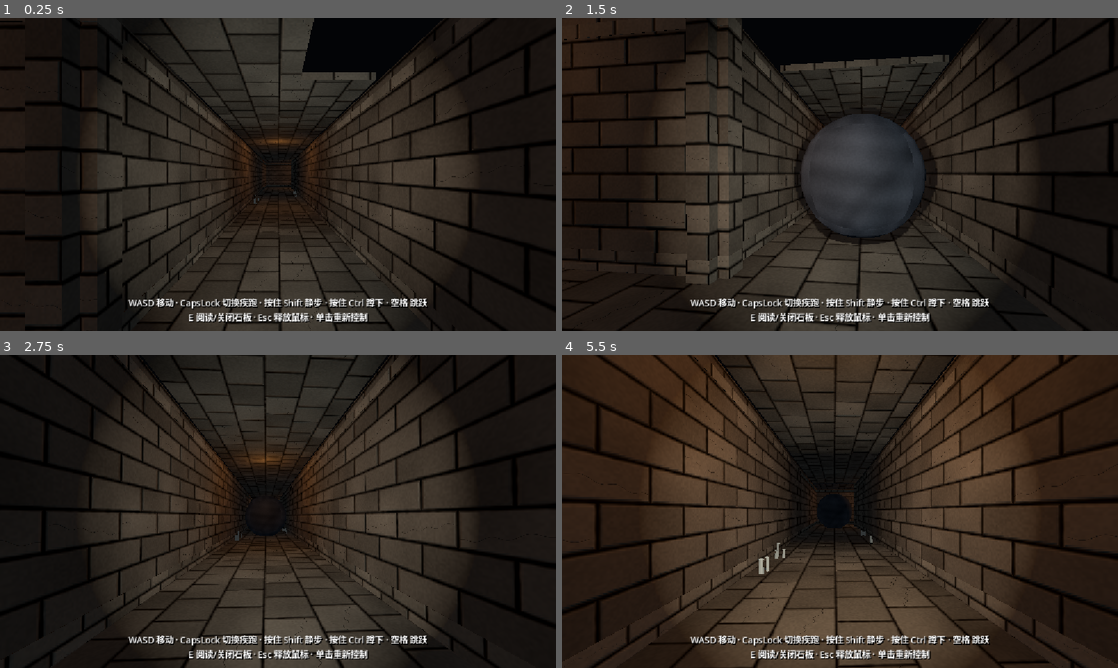
Above: before the commit, frames 1-4 (two rows, left to right).
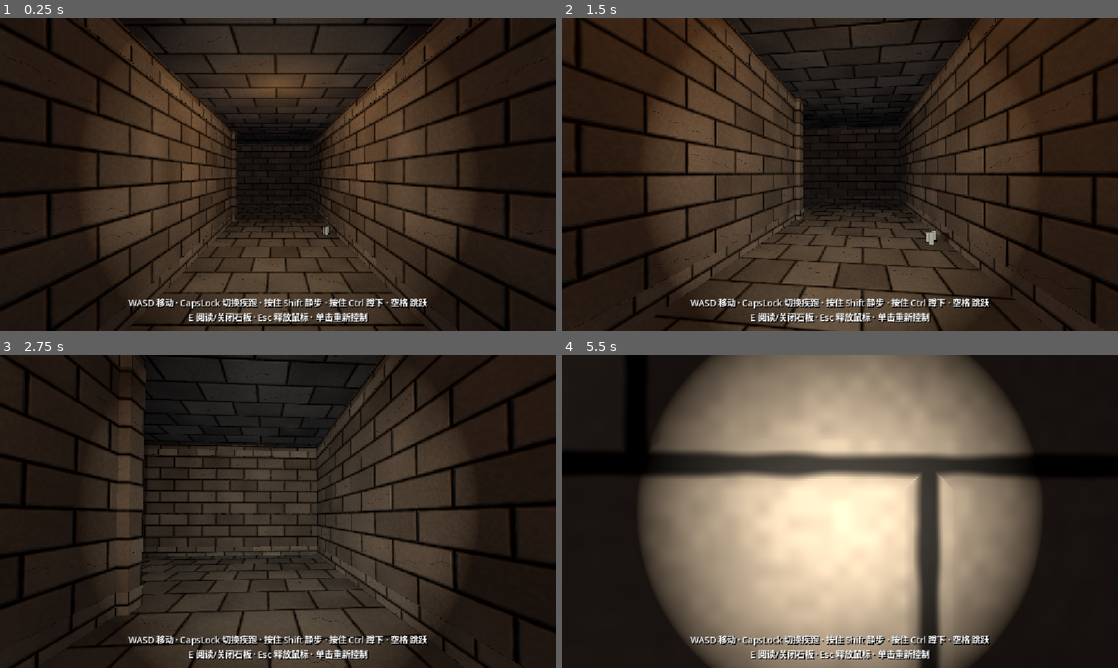
Above: after the commit, the same moments.

Repository: Baron0224/Three-Feet-Under
Game: Godot game, scene res://tomb_corridor.tscn
The game is run twice, just before and just after one commit, with the same random seed, the same clock (stepped at 60 frames per second) and the same inputs.
Inputs (mouse positions are in pixels of both pictures, inside the frame that each line leads up to):
- Up to frame 1 (0.25 s): no input
- Up to frame 2 (1.5 s): tap Enter at 0.5 s; move the mouse to (867, 174) at 0.52 s; press the mouse at (867, 174) at 0.53 s; hold W (move_forward) from 0.53 s (still down); tap Space (jump) at 0.77 s; move the mouse to (812, 174) at 1.27 s; release the mouse at (812, 174) at 1.28 s; tap Ctrl (crouch) at 1.35 s
- Up to frame 3 (2.75 s): keep holding W (move_forward); tap Space (jump) at 1.52 s; move the mouse to (289, 505) at 2.02 s; hold E (interact) from 2.03 s (still down)
- Up to frame 4 (5.5 s): keep holding W (move_forward); move the mouse to (834, 517) at 2.77 s; release E (interact) at 2.78 s; tap Shift (sneak) at 2.85 s; click (834, 517) at 2.92 s; tap Space (jump) at 3.02, 3.77, 4.52 s; move the mouse to (878, 514) at 3.52 s; press the mouse at (878, 514) at 3.53 s; move the mouse to (795, 508) at 4.27 s; release the mouse at (795, 508) at 4.28 s; tap Ctrl (crouch) at 4.35 s; move the mouse to (845, 511) at 5.02 s; hold E (interact) from 5.03 s (still down); click (845, 511) at 5.17 s

The runs differ from the first frame. In frame 1, 30% of the frame differs, in the area x 0-100%, y 0-100%; in frame 2, 45%; in frame 3, 21%; in frame 4, 71%.

Commit message:
move boulder trap to Floor005 T-junction (triangle), not Floor003 oval

Diff:
--- a/three-feet-under/rolling_boulder_trap.gd
+++ b/three-feet-under/rolling_boulder_trap.gd
@@ -1,7 +1,7 @@
 @tool
 extends Node3D
 
-## West Corridor05 Floor003 rolling boulder trap.
+## West Corridor05 Floor005 T-junction rolling boulder trap.
 ## One sideways-sliding ceiling hatch -> boulder drops -> rolls E->W -> blocks west corner.
 ## Must sit under unscaled tomb_corridor root (WestWing is x1.5).
 
@@ -12,7 +12,7 @@
 @export var hatch_width := 4.3
 @export var panel_thickness := 0.18
 @export var drop_local_x := 0.0
-@export var rest_local_x := -29.0
+@export var rest_local_x := -27.0
 @export var trigger_local_x := 0.0
 @export var trigger_size := Vector3(4.0, 2.4, 4.0)
 @export var slide_distance := 4.6
@@ -27,7 +27,7 @@
 @export var respawn_path: NodePath = NodePath("../BoulderTrapRespawn")
 @export var prompt_path: NodePath
 @export var respawn_cooldown := 0.9
-@export var disable_ceiling_path: NodePath = NodePath("../WestWing/Corridor05/Ceiling003")
+@export var disable_ceiling_path: NodePath = NodePath("../WestWing/Corridor05/Ceiling005")
 
 var _triggered := false
 var _sliding := false
--- a/three-feet-under/rolling_boulder_trap.tscn
+++ b/three-feet-under/rolling_boulder_trap.tscn
@@ -9,5 +9,5 @@
 ceiling_height = 4.8
 hatch_length = 5.5
 drop_local_x = 0.0
-rest_local_x = -29.0
+rest_local_x = -27.0
 trigger_local_x = 0.0
--- a/three-feet-under/tomb_corridor.tscn
+++ b/three-feet-under/tomb_corridor.tscn
@@ -2477,7 +2477,7 @@
 transform = Transform3D(1, 0, 0, 0, 1, 0, 0, 0, 1, 0, 2.41, 17.55)
 
 [node name="player" type="CharacterBody3D" parent="." unique_id=144523109]
-transform = Transform3D(0, 0, 1, 0, 1, 0, -1, 0, 0, -24.0, 1.2, -76.5)
+transform = Transform3D(1, 0, 0, 0, 1, 0, 0, 0, 1, -24.0, 1.2, -64.0)
 script = ExtResource("1_et3i4")
 
 [node name="CollisionShape3D" type="CollisionShape3D" parent="player" unique_id=2089584757]
@@ -6287,13 +6287,13 @@
 omni_range = 12.0
 
 [node name="RollingBoulderTrap" parent="." instance=ExtResource("RollingBoulder")]
-transform = Transform3D(1, 0, 0, 0, 1, 0, 0, 0, 1, -26.0, 0.0, -76.5)
+transform = Transform3D(1, 0, 0, 0, 1, 0, 0, 0, 1, -27.0, 0.0, -61.5)
 
 [node name="BoulderTrapRespawn" type="Marker3D" parent="."]
-transform = Transform3D(1, 0, 0, 0, 1, 0, 0, 0, 1, -22.0, 1.2, -76.5)
+transform = Transform3D(1, 0, 0, 0, 1, 0, 0, 0, 1, -24.0, 1.2, -68.0)
 
 [node name="BoulderTrapTestSpawn" type="Marker3D" parent="."]
-transform = Transform3D(0, 0, 1, 0, 1, 0, -1, 0, 0, -24.0, 1.2, -76.5)
+transform = Transform3D(1, 0, 0, 0, 1, 0, 0, 0, 1, -24.0, 1.2, -64.0)
 
 [node name="ArtDetails" parent="." unique_id=959751455 instance=ExtResource("Art_details")]
 transform = Transform3D(1.5, 0, 0, 0, 1.5, 0, 0, 0, 1.5, 0, 0, 0)
